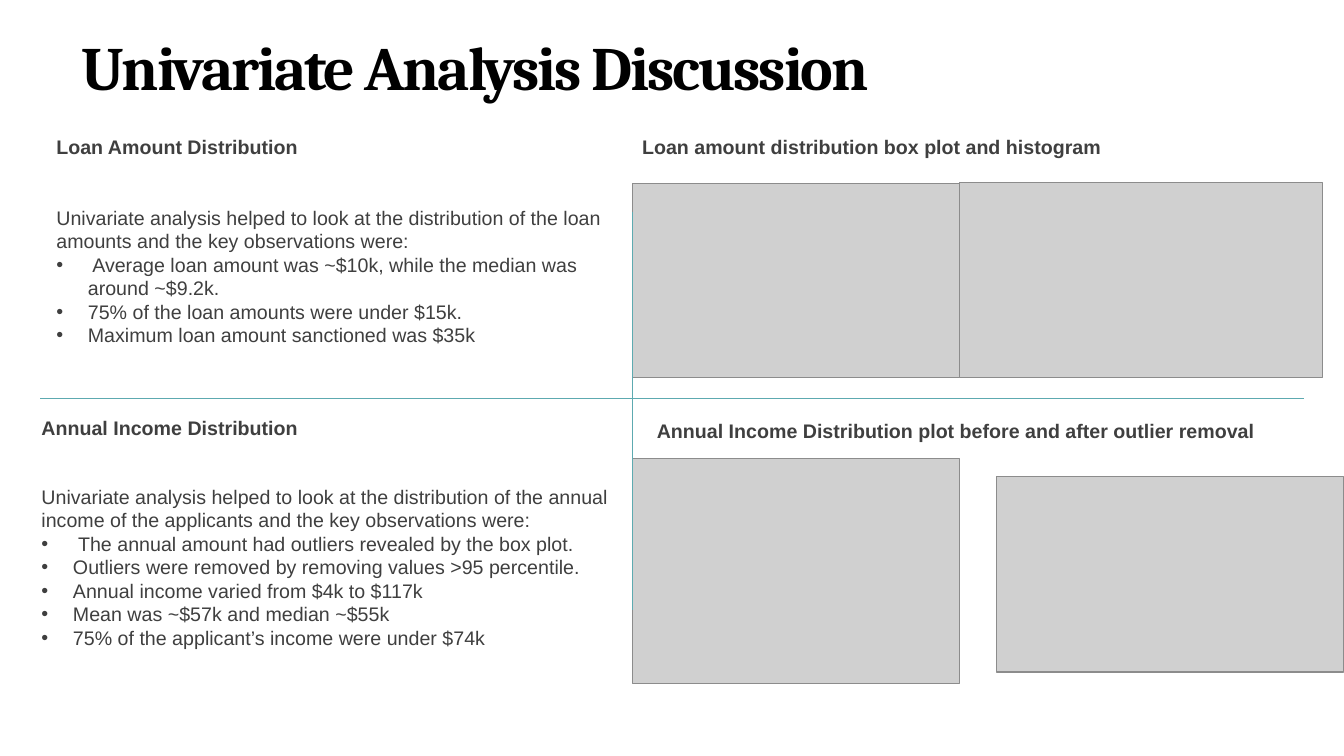
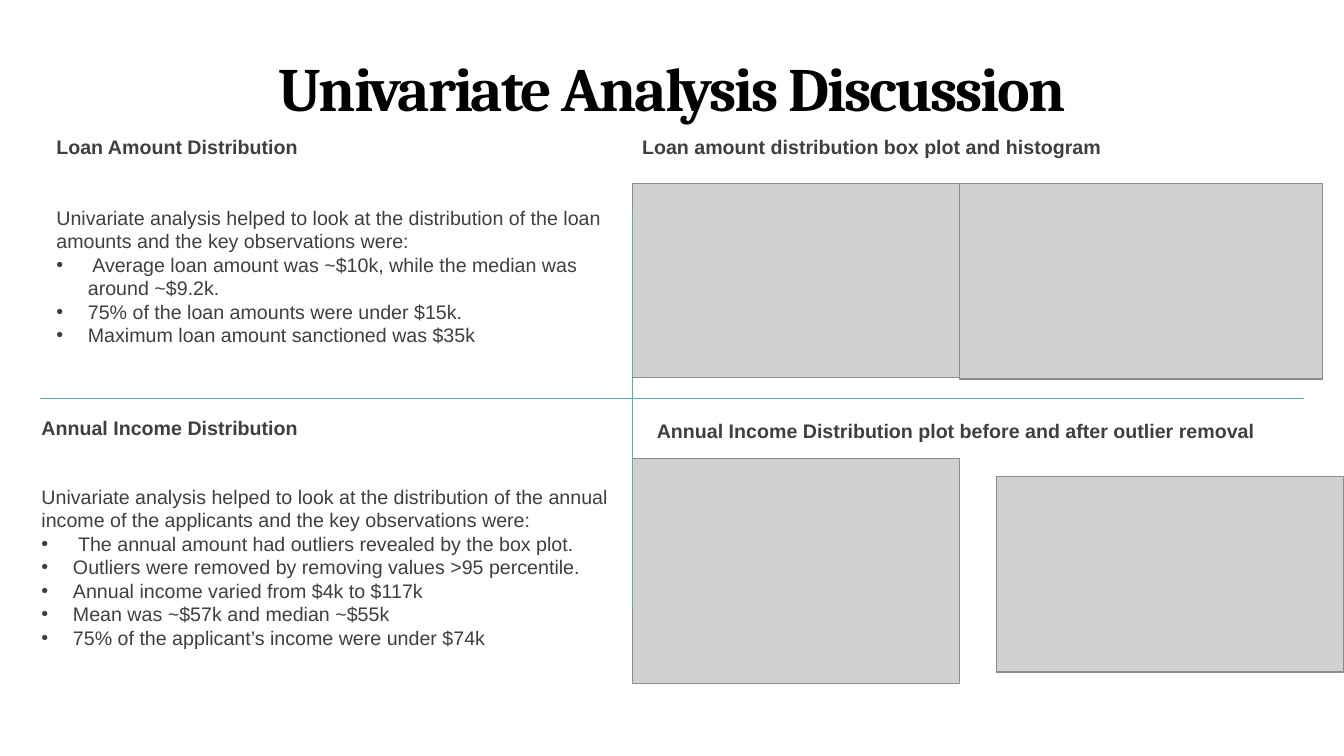
Before and after one commit to pjsurve/Lending-club-case-study, a slide deck: slide 12 of Lending Club Case Study - Upgrad (1).pptx (slide 5 before the commit). Drawn at 1344x756 pixels with LibreOffice and Linux fonts; fonts in the diff are those of the drawing; grey boxes stand for pictures. Boxes give left, top, right and bottom in pixels: in the first picture for what was removed or moved away, otherwise in the second. Text is boxed around its words. In the diff, an @@ line names an element or a change of style, - is before the commit and + after.

```diff
--- a/Lending Club Case Study - Upgrad (1).pptx
+++ b/Lending Club Case Study - Upgrad (1).pptx
@@ title "Univariate Analysis Discussion" at [278, 68, 1065, 125]: alignment left to centre; vertical alignment top to bottom @@
```
Also in this commit, not shown: 6 other slides changed, 5 slides added, 1 slide removed, 1 other file.
